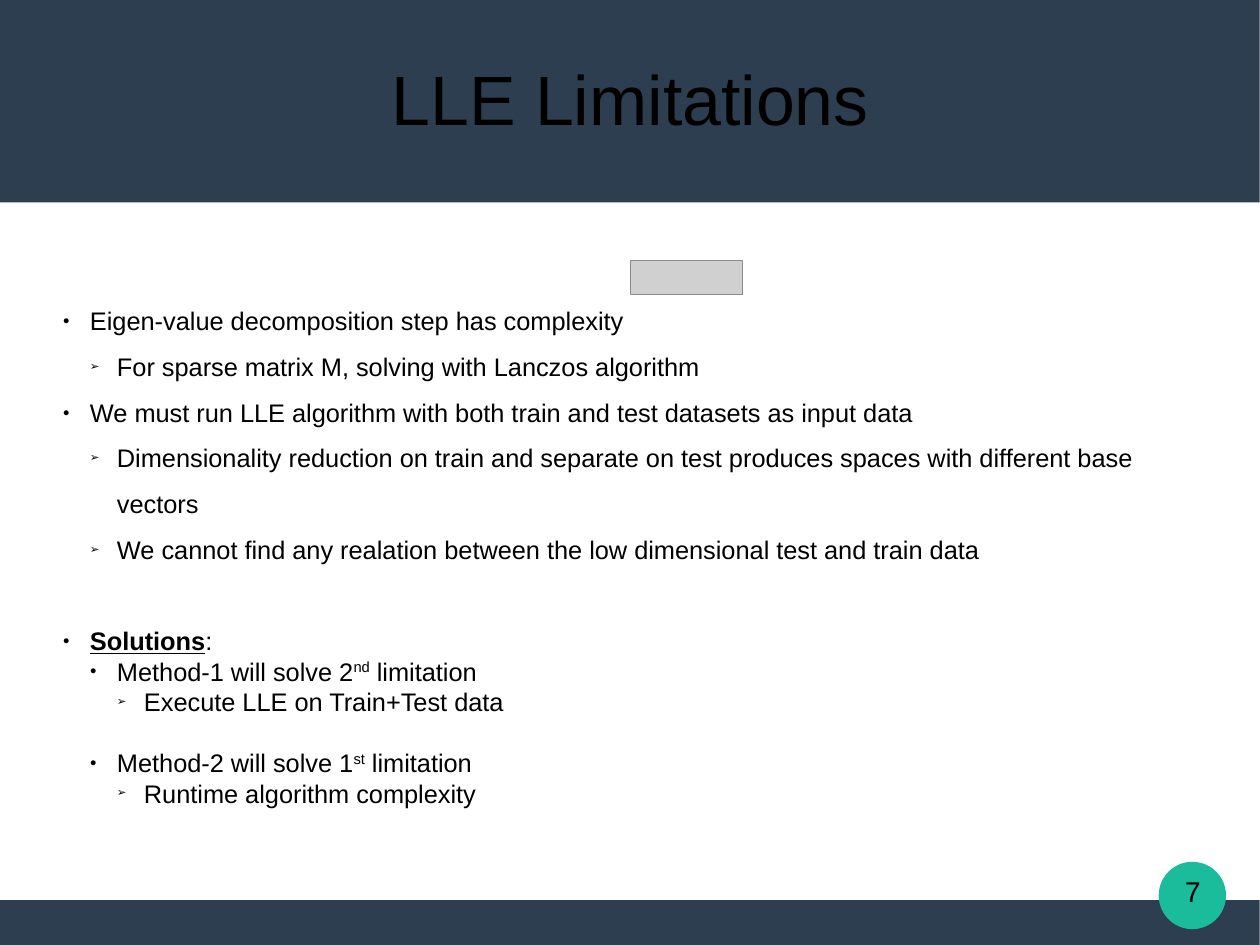
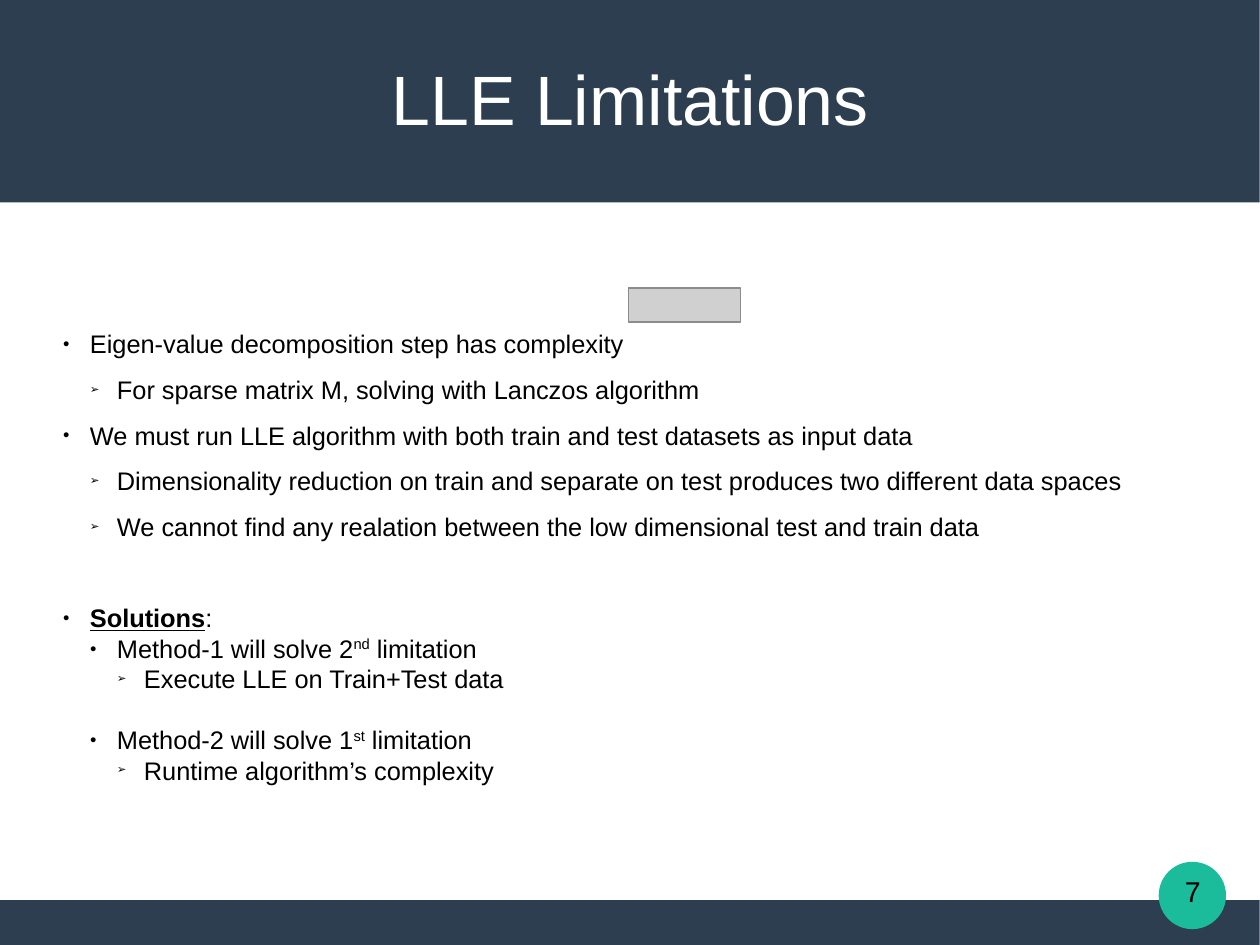
Before and after one commit to Katsileros/Dimensionality_Reduction, a slide deck: slide 7 of Diploma-Thesis-LaTeX/presentation/Locally_Linear_Embeddings_in_Pattern_Recognition.odp. Drawn at 1260x945 pixels with LibreOffice and Linux fonts; fonts in the diff are those of the drawing; grey boxes stand for pictures. Boxes give left, top, right and bottom in pixels: in the first picture for what was removed or moved away, otherwise in the second. Text is boxed around its words. In the diff, an @@ line names an element or a change of style, - is before the commit and + after.

```diff
--- a/Diploma-Thesis-LaTeX/presentation/Locally_Linear_Embeddings_in_Pattern_Recognition.odp
+++ b/Diploma-Thesis-LaTeX/presentation/Locally_Linear_Embeddings_in_Pattern_Recognition.odp
@@ title "LLE Limitations" at [392,74,869,126]: text colour #000000 to #FFFFFF @@
@@ picture: place and size @@
-picture at [631,261,743,295]
+picture at [629,288,741,322]
@@ subtitle at [117,471,1121,496]: text changed @@
-  ➢ Dimensionality reduction on train and separate on test produces spaces with different base vectors
+  ➢ Dimensionality reduction on train and separate on test produces two different data spaces
@@ subtitle at [144,761,494,785]: text changed @@
-    ➢ Runtime algorithm complexity
+    ➢ Runtime algorithm’s complexity
```
Also in this commit, not shown: 19 other slides changed, 1 other file.
